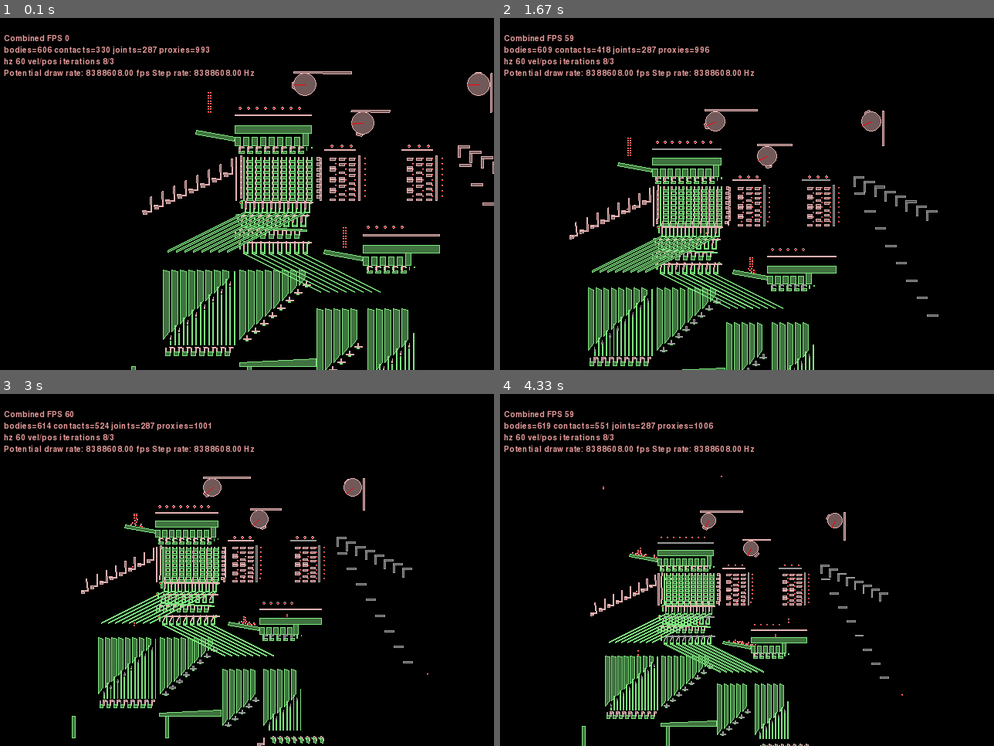
Above: before the commit, frames 1-4 (two rows, left to right).
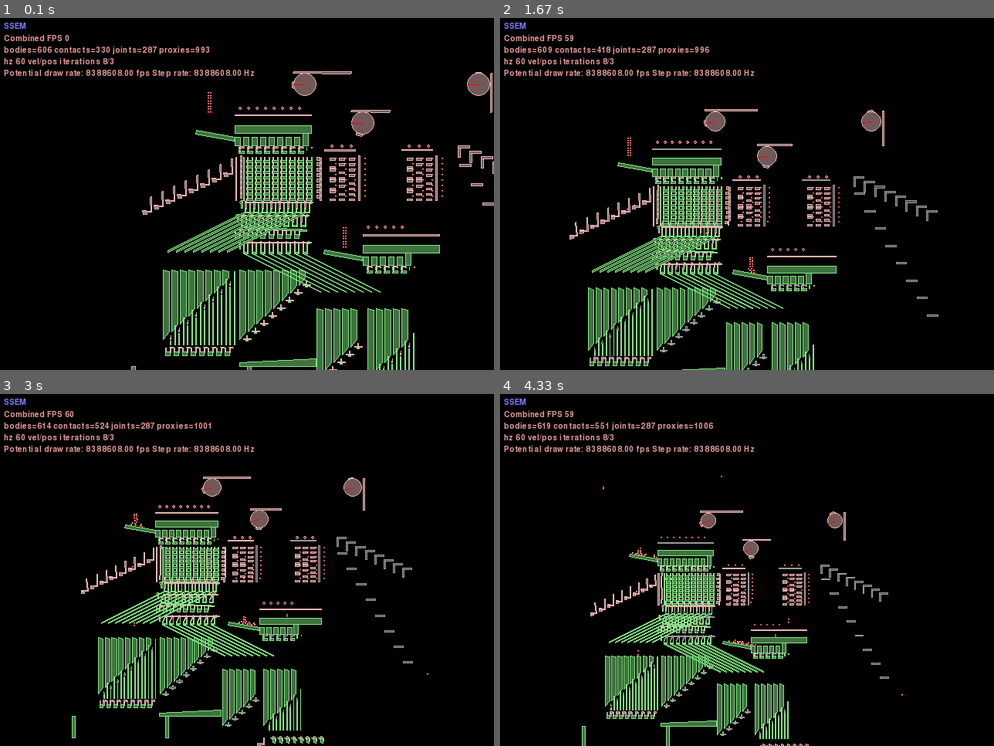
Above: after the commit, the same moments.

Repository: jmacarthur/box2d-ssem
Game: pygame game, started from main.py
The game is run twice, just before and just after one commit, with the same random seed, the same clock (stepped at 60 frames per second) and the same inputs.
Inputs (mouse positions are in pixels of both pictures, inside the frame that each line leads up to):
- Up to frame 1 (0.1 s): no input
- Up to frame 2 (1.67 s): hold R 0.33-0.8 s; hold Right 0.33-0.8 s; move the mouse to (727, 201) at 0.37 s; hold Right 0.83-1.3 s; move the mouse to (747, 208) at 0.87 s; tap Space at 0.9, 1.2, 1.4 s; tap X at 0.98 s; hold Up 1.33-1.63 s; move the mouse to (628, 186) at 1.37 s
- Up to frame 3 (3 s): hold Right 1.67-2.13 s; move the mouse to (296, 643) at 1.7 s; tap Space at 1.73, 2.03, 2.23, 2.53, 2.8 s; hold Left 2.17-2.7 s; move the mouse to (93, 647) at 2.2 s; tap X at 2.32 s; hold Down from 2.73 s (still down); move the mouse to (429, 689) at 2.77 s
- Up to frame 4 (4.33 s): release Down at 3.03 s; hold Left 3.07-3.47 s; move the mouse to (806, 594) at 3.1 s; tap Space at 3.13, 3.43, 3.57, 3.97, 4.27 s; hold Up 3.5-3.87 s; move the mouse to (756, 436) at 3.53 s; tap X at 3.65 s; hold Right from 3.9 s (still down); move the mouse to (628, 489) at 3.93 s

The runs differ from the first frame. In frame 1, 0.1% of the frame differs, in the area x 0-98%, y 1-38%; in frame 2, 0.1%; in frame 3, 0.1%; in frame 4, 0.1%, in the area x 0-68%, y 1-47%.

Commit message:
Toggle cams on and off with 'r'

Diff:
--- a/main.py
+++ b/main.py
@@ -2,7 +2,7 @@
 
 import math
 
-from framework import (Framework, main)
+from framework import (Framework, main, Keys)
 from Box2D.b2 import (edgeShape, circleShape, fixtureDef, polygonShape, filter)
 from Box2D import b2CircleShape
 
@@ -28,12 +28,12 @@
 follower_spacing = 14
 
 bar_gate_raisers = False
-
+cam_speed = 0.1
 filters = [filter(groupIndex=1, categoryBits=0x0001, maskBits=0xFFFF),
            filter(groupIndex=2, categoryBits=0x0002, maskBits=0x0000),
            filter(groupIndex=3, categoryBits=0x0004, maskBits=0x0000)]
 class Memory (Framework):
-    name = ""
+    name = "SSEM"
 
 
     def vertical_rotating_bar(self, xpos, ypos, height, attachment_body, support_sep=50):
@@ -503,17 +503,18 @@
         (x,y) = anchor
 
         if motor!=0:
-            self.world.CreateRevoluteJoint(bodyA=bodyA, bodyB=bodyB, anchor=(x*self.scale, y*self.scale),
+            j = self.world.CreateRevoluteJoint(bodyA=bodyA, bodyB=bodyB, anchor=(x*self.scale, y*self.scale),
                                            maxMotorTorque = 100000.0*force,
                                            motorSpeed = motor,
                                            enableMotor = True)
         elif friction:
-            self.world.CreateRevoluteJoint(bodyA=bodyA, bodyB=bodyB, anchor=(x*self.scale, y*self.scale),
+            j = self.world.CreateRevoluteJoint(bodyA=bodyA, bodyB=bodyB, anchor=(x*self.scale, y*self.scale),
                                            maxMotorTorque = 10000.0*force,
                                            motorSpeed = 0.0,
                                            enableMotor = True)
         else:
-            self.world.CreateRevoluteJoint(bodyA=bodyA, bodyB=bodyB, anchor=(x*self.scale, y*self.scale))
+            j = self.world.CreateRevoluteJoint(bodyA=bodyA, bodyB=bodyB, anchor=(x*self.scale, y*self.scale))
+        return j
 
     # End of interface functions
 
@@ -548,7 +549,9 @@
         bump_polygon = rotate_polygon(bump_polygon, phase*360)
         bump_fixture = fixtureDef(shape=polygonShape(vertices=bump_polygon),density=1.0,filter=filters[0])
         cam_body = self.add_multifixture([disc_fixture, bump_fixture], xpos, ypos)
-        self.revolving_joint(attachment_body, cam_body, (xpos,ypos), motor=0.25, force=50)
+        cam_driver = self.revolving_joint(attachment_body, cam_body, (xpos,ypos), motor=0.25, force=50)
+        cam_driver.motorSpeed = 0
+
         axle_y = ypos+radius
         if horizontal:
             axle_x = xpos+radius
@@ -564,6 +567,7 @@
             follower_body.attachment_point=(axle_x+follower_len, axle_y)
         print("Setting attachment point: (x,y)={}".format(follower_body.attachment_point))
         self.revolving_joint(attachment_body, follower_body, (axle_x+2.5,axle_y+2.5), friction=False)
+        self.all_cam_drives.append(cam_driver)
         return follower_body
 
     def add_instruction_cranks(self, attachment_body, xpos, ypos):
@@ -584,6 +588,8 @@
 
     def __init__(self):
         super(Memory, self).__init__()
+        self.camSpeed =0
+        self.all_cam_drives = []
         self.scale = 0.5
         self.transfer_bands = []
         self.ball_bearings = []
@@ -685,5 +691,16 @@
                                     filter=filters[plane])]
 
                             ),plane)
+
+
+    def Keyboard(self, key):
+        print("Processing key: {}".format(key))
+        if key == Keys.K_r:
+            self.camSpeed = 0 if self.camSpeed == cam_speed else cam_speed
+
+            for d in self.all_cam_drives:
+
+                d.motorSpeed = self.camSpeed
+
 if __name__ == "__main__":
     main(Memory)
